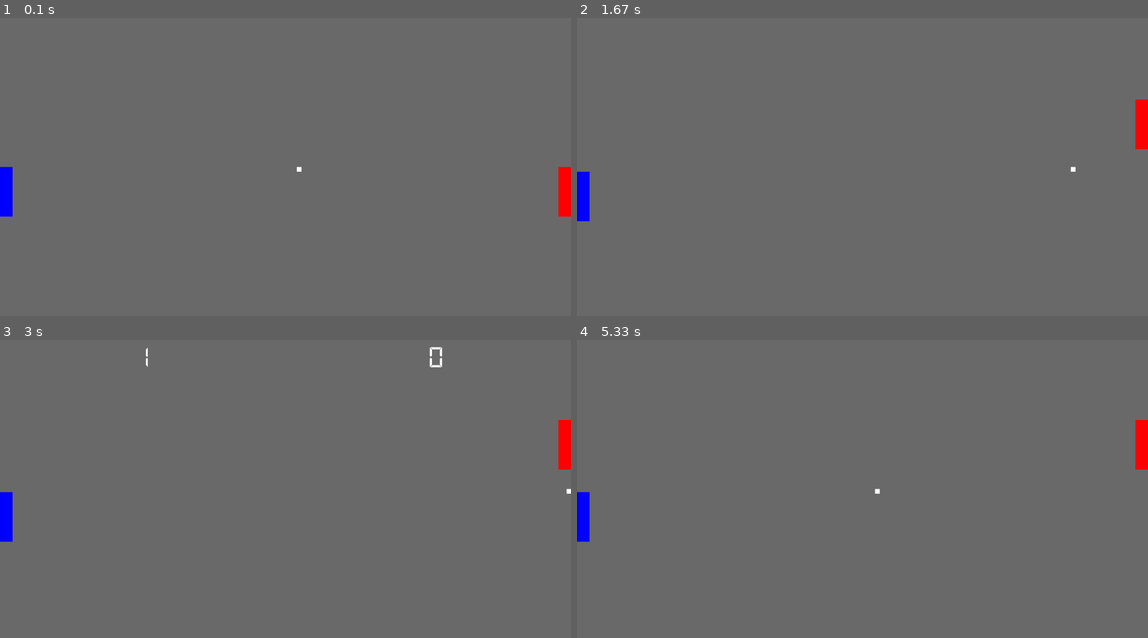
Above: before the commit, frames 1-4 (two rows, left to right).
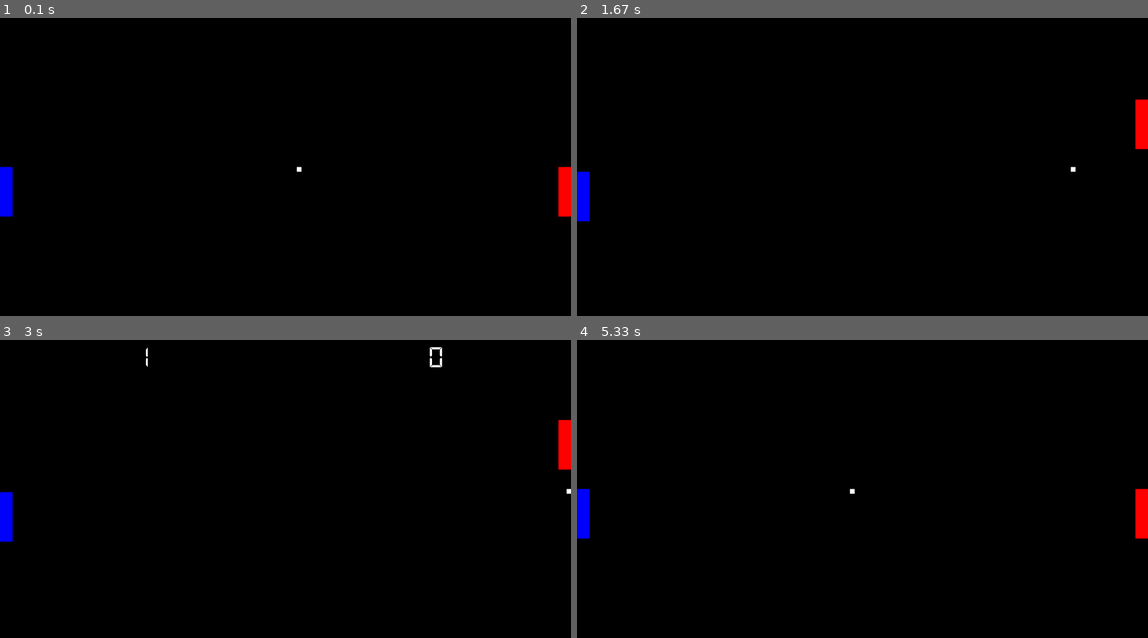
Above: after the commit, the same moments.

Repository: matheussabatine/treino_python
Game: pygame game, started from pong/main.py
Two runs of this game, one before a commit and one after it. Both use one fixed random seed, a clock stepped at 60 frames per second and the inputs below.
Inputs:
- Up to frame 1 (0.1 s): no input
- Up to frame 2 (1.67 s): hold Up 0.33-0.8 s; hold Down 0.83-1.13 s; hold S 0.83-1.13 s; hold Up 1.17-1.53 s; hold W 1.17-1.53 s; hold Down from 1.57 s (still down); hold S from 1.57 s (still down)
- Up to frame 3 (3 s): release Down at 1.93 s; release S at 1.93 s; hold Up 1.97-2.27 s; hold W 1.97-2.27 s
- Up to frame 4 (5.33 s): no input

The runs differ from the first frame. In frame 1, 99% of the frame differs, in the area x 0-100%, y 0-100%; in frame 2, 99%; in frame 3, 99%; in frame 4, 100%.

Commit message:
melhor do que antes

Diff:
--- a/pong/ball_file.py
+++ b/pong/ball_file.py
@@ -1,6 +1,7 @@
 import pygame as pg
 #from main import player_1, player_2, screen
 import time
+import random
 
 class Ball_class():
 
@@ -11,7 +12,7 @@
         self.screen= screen
         self.position= pg.Rect(self.screen.get_width()/2, self.screen.get_height()/2, self.width, self.height)
         self.last_position= self.position
-        self.vel= 4
+        self.vel= random.choice([4, -4])
         self.max_vel= 28
         self.vector= pg.Vector2(self.vel, 0)
         self.angles= {min:30, max:-30}
@@ -51,15 +52,3 @@
             self.vector.x += 1
         elif self.vector.x > self.max_vel*-1 and self.vector.x < 0:
             self.vector.x += -1
-
-
-    def goal(self, point, player_1, player_2, screen):
-        white= (255, 255, 255)
-        point.points += 1
-        my_font = pg.font.Font('thirdparty\\fonts\\DS-DIGI.TTF', 100)
-        text_surface_left = my_font.render('{}'.format(player_1.points), False, white)
-        text_surface_right = my_font.render('{}'.format(player_2.points), False, white)
-        screen.blit(text_surface_left, (screen.get_width()*1/4, 5))
-        screen.blit(text_surface_right, (screen.get_width()*3/4, 5))
-        pg.display.update()
-        time.sleep(3)
--- a/pong/main.py
+++ b/pong/main.py
@@ -12,6 +12,7 @@
 blue= (0, 0, 255)
 grey= (107, 107, 107)
 white= (255, 255, 255)
+black= (0, 0, 0)
 
 #screen
 pg.display.set_caption ("PONG")
@@ -37,16 +38,18 @@
 #creating a surface with screen's size
 background = pg.Surface(screen.get_size())
 background = background.convert()
-background.fill(grey)
+background.fill(black)
 
 # players and ball creation and playing buttons
 player_1= Player(0, screen)
 player_1_up=pg.K_w
 player_1_down=pg.K_s
+player_1_points= 0
 
 player_2= Player(screen.get_width() - player_1.width, screen)
 player_2_up=pg.K_UP
 player_2_down=pg.K_DOWN
+player_2_points= 0
 
 ball= Ball_class(screen)
 # hit(i use this to avoid the ball glitching inside the bat,verification at: ball_collision):
@@ -64,6 +67,35 @@
 clock = pg.time.Clock()
 deltaTime = clock.tick(100) / 1000
 
+#Functions
+
+def ball_restart():
+     global ball
+     global player_1
+     global player_2
+     del ball
+     del player_1
+     del player_2
+     player_1= Player(0, screen)
+     player_2= Player(screen.get_width() - player_1.width, screen)
+     ball= Ball_class(screen)
+
+def goal(point):
+        global player_1_points
+        global player_2_points
+        global screen
+        white= (255, 255, 255)
+        if point == 'player1':
+            player_1_points+=1
+        else:
+            player_2_points+=1
+        my_font = pg.font.Font('thirdparty\\fonts\\DS-DIGI.TTF', 100)
+        text_surface_left = my_font.render('{}'.format(player_1_points), False, white)
+        text_surface_right = my_font.render('{}'.format(player_2_points), False, white)
+        screen.blit(text_surface_left, (screen.get_width()*1/4, 5))
+        screen.blit(text_surface_right, (screen.get_width()*3/4, 5))
+        pg.display.update()
+        time.sleep(3)
 
 #game loop
 while running:
@@ -74,21 +106,18 @@
             running = False
 
     # fill parts of the screen with a color to wipe away anything from last frame
-    background.fill(grey, player_1.last_position)
-    background.fill(grey, player_2.last_position)
-    background.fill(grey, ball.last_position)
+    background.fill(black, player_1.last_position)
+    background.fill(black, player_2.last_position)
+    background.fill(black, ball.last_position)
 
-    if ball.position.left <= 0:
+    #goal
 
-        ball.goal(player_2, player_1, player_2, screen)
-        del ball
-        ball= Ball_class(screen)
-
-    elif ball.position.right >= screen.get_width():
-
-        ball.goal(player_1, player_1, player_2, screen)
-        del ball
-        ball= Ball_class(screen)
+    if ball.position.left <= 0 or ball.position.right >= screen.get_width():
+        if ball.position.left <= 0:
+             goal('player2')
+        else:
+             goal('player1')
+        ball_restart()
 
 # PHISICS
     #move the players
@@ -107,7 +136,6 @@
     elif ball_collision== False and hit== 1:
             hit= 0
     ball.ball_move()
-    print(ball.vector)
 
 # END OF PHISICS
 
--- a/pong/player.py
+++ b/pong/player.py
@@ -7,7 +7,6 @@
         self.width= round(self.height/4)
         self.screen= screen
         self.vel= 500
-        self.points= 0
         self.status= 'static'
 
         self.position= pg.Rect(xPosition, self.screen.get_height()/2, self.width, self.height)
